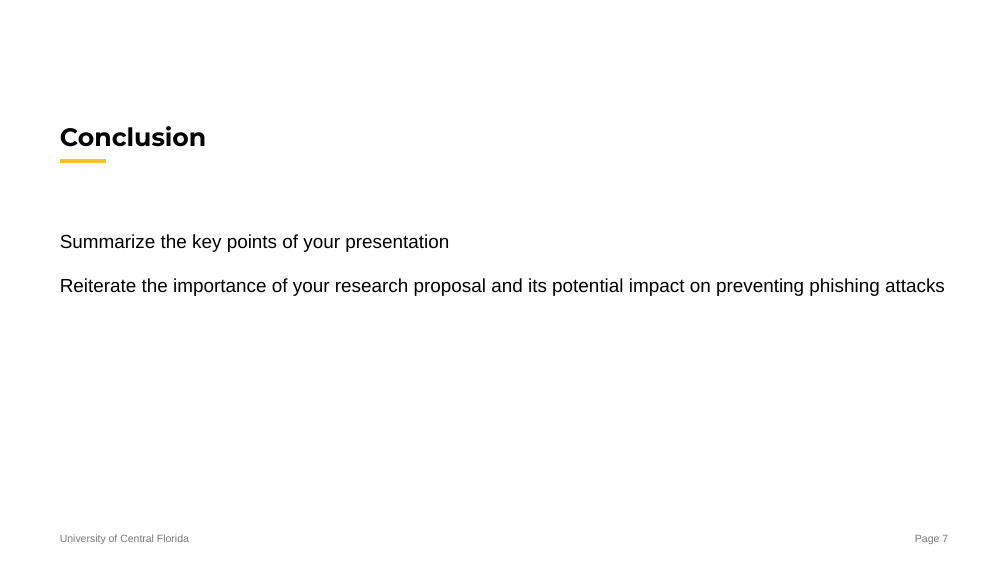
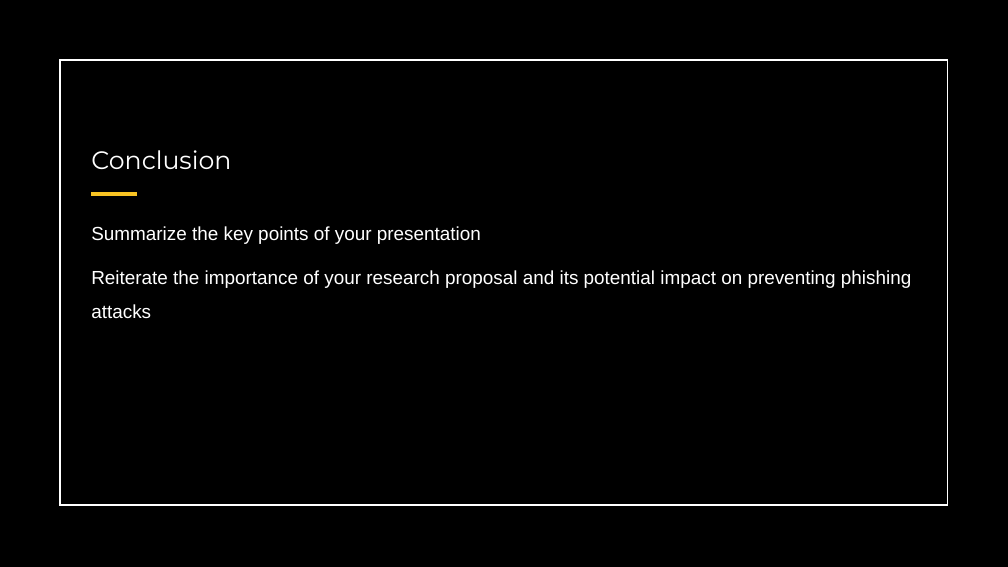
Before and after one commit to snowbowls/W.B.T.T.R.Y.A.Y.C.E.W, a slide deck: slide 7 of PPT/Alpha Review.pptx. Drawn at 1008x567 pixels with LibreOffice and Linux fonts; fonts in the diff are those of the drawing. Boxes give left, top, right and bottom in pixels: in the first picture for what was removed or moved away, otherwise in the second. Text is boxed around its words. In the diff, an @@ line names an element or a change of style, - is before the commit and + after.

```diff
--- a/PPT/Alpha Review.pptx
+++ b/PPT/Alpha Review.pptx
@@ rectangle added at [0, 0, 1008, 567], fill #000000 @@
@@ rectangle added at [60, 60, 948, 506], outline #FFFFFF 1.5 pt @@
@@ title "Conclusion": place and size @@
-title "Conclusion" at [60, 126, 207, 147]
+title "Conclusion" at [91, 150, 231, 169]
@@ title "Conclusion" at [91, 150, 231, 169]: text colour #000000 to #FFFFFF, bold off @@
@@ line moved from (60, 161) - (106, 161) to (91, 194) - (138, 194) @@
@@ text "Summarize the key points of ...": place and size @@
-text "Summarize the key points of ..." at [60, 234, 945, 296]
+text "Summarize the key points of ..." at [91, 226, 911, 318]
@@ text "Summarize the key points of ..." at [91, 226, 911, 318]: text colour #000000 to #FFFFFF @@
@@ text removed at [60, 534, 189, 544] @@
-University of Central Florida
@@ page number removed at [915, 535, 948, 544] @@
-Page 7
```
Also in this commit, not shown: 5 other slides changed.
